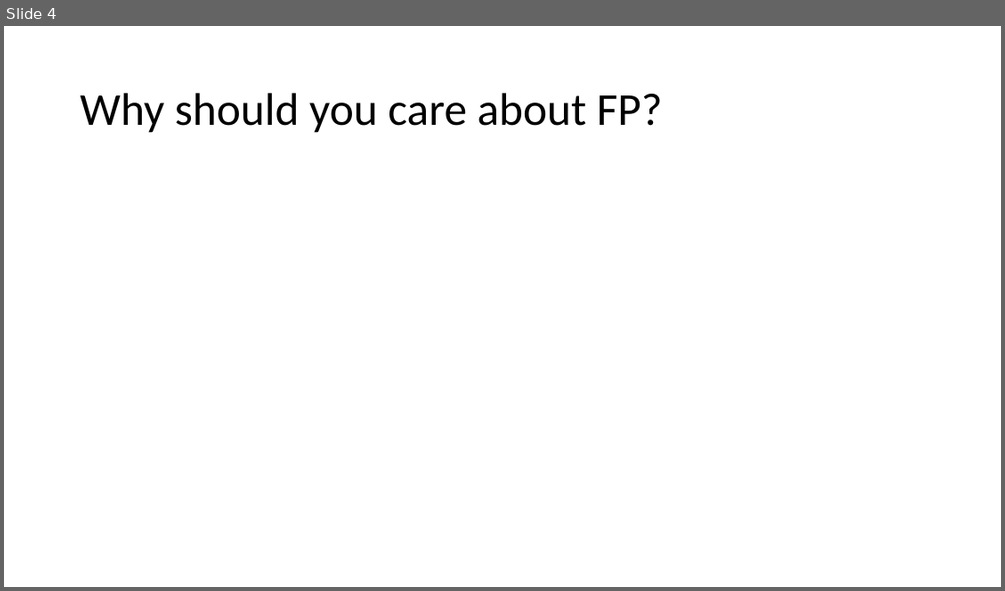
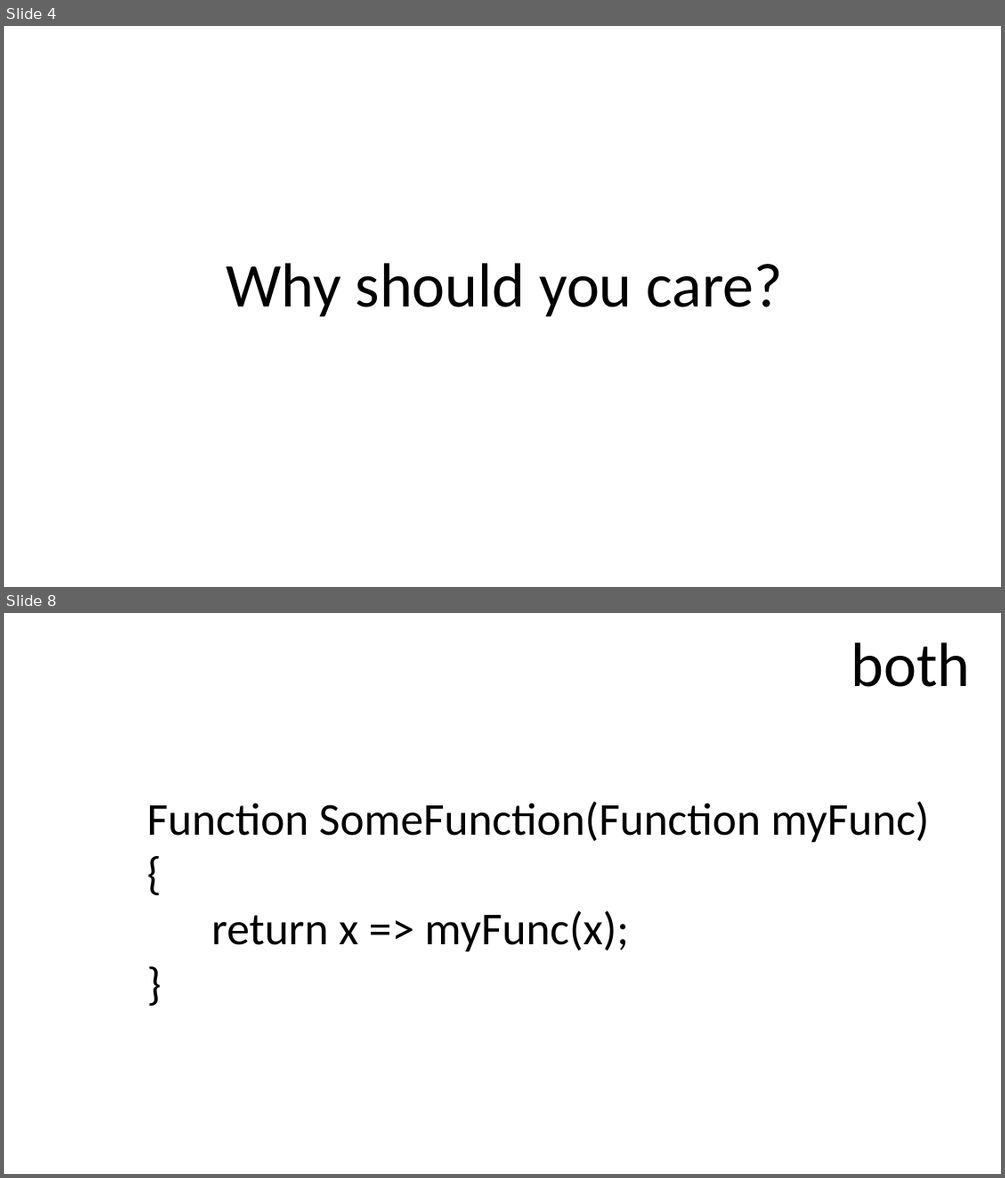
Before and after one commit to armadilloNik/FunctionalCSharpSig, a slide deck: slides/FpViaCSharp.pptx. Shown one above the other, each under a label of ours: slide 4 before the commit, slides 4 and 8 after it; the slides between them are not shown. The pictures are 1005x591 and 1005x1178 pixels, drawn with LibreOffice and Linux fonts; fonts in the diff are those of the drawing. Boxes give left, top, right and bottom in pixels: in the first picture for what was removed or moved away, otherwise in the second. Text is boxed around its words. In the diff, an @@ line names an element or a change of style, - is before the commit and + after.

```diff
--- a/slides/FpViaCSharp.pptx
+++ b/slides/FpViaCSharp.pptx
@@ slide 8 added at box(4, 613, 1001, 1174), background #FFFFFF @@
@@ title added at box(850, 642, 970, 687), 60 pt, text #000000 @@
+both
@@ text added at box(147, 801, 930, 952), 44 pt, text #000000 @@
+Function SomeFunction(Function myFunc)
+{
+return x => myFunc(x);
+}
@@ slide 4 changed as well @@
@@ title at box(226, 263, 783, 317): text changed; size 44 to 60 pt @@
-Why should you care about FP?
+Why should you care?
```
Also in this commit, not shown: 3 other slides changed, 20 other slides added, 2 slides removed.
